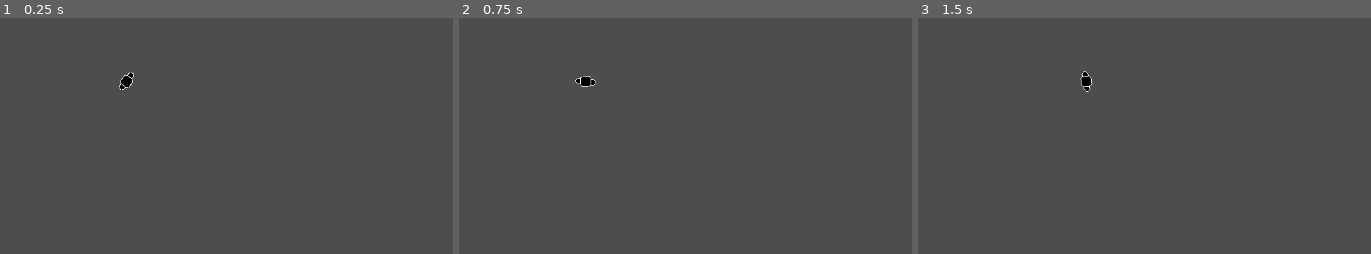
Above: before the commit, frames 1-3 (left to right).
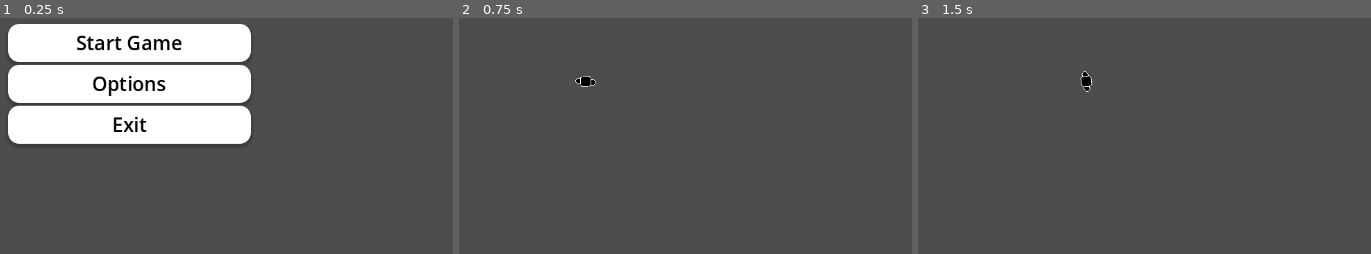
Above: after the commit, the same moments.

Repository: Travis-A/hackathon-cyberpunk
Game: Godot game, scene res://main_menu.tscn
Two runs of this game, one before a commit and one after it. Both use one fixed random seed, a clock stepped at 60 frames per second and the inputs below. Before the commit the project starts from res://travis_testing_area.tscn.
Inputs (mouse positions are in pixels of both pictures, inside the frame that each line leads up to):
- Up to frame 1 (0.25 s): no input
- Up to frame 2 (0.75 s): click (590, 41) at 0.5 s, where only the run after the commit has a clickable "Start Game"
- Up to frame 3 (1.5 s): tap Enter at 1.25 s; move the mouse to (1221, 60) at 1.27 s; hold D (moveRight) from 1.28 s (still down); click (1221, 60) at 1.35 s

The runs differ from the first frame. In frame 1, 26% of the frame differs, in the area x 1-56%, y 2-54%; in frame 2, nothing differs; in frame 3, nothing differs.

Commit message:
start works

Diff:
--- a/main_menu.gd
+++ b/main_menu.gd
@@ -12,7 +12,7 @@
 
 
 func _on_start_pressed() -> void:
-	print("start pressed")
+	get_tree().change_scene_to_file("res://travis_testing_area.tscn")
 
 
 func _on_settings_pressed() -> void:
--- a/project.godot
+++ b/project.godot
@@ -11,7 +11,7 @@
 [application]
 
 config/name="Hackathon Cyberpunk"
-run/main_scene="uid://cwo8lwinpeu3i"
+run/main_scene="uid://c3klcgp2xus0w"
 config/features=PackedStringArray("4.6", "Forward Plus")
 config/icon="res://icon.svg"
 
Not shown: 1 places in travis_testing_area.tscn that only renumber resources
